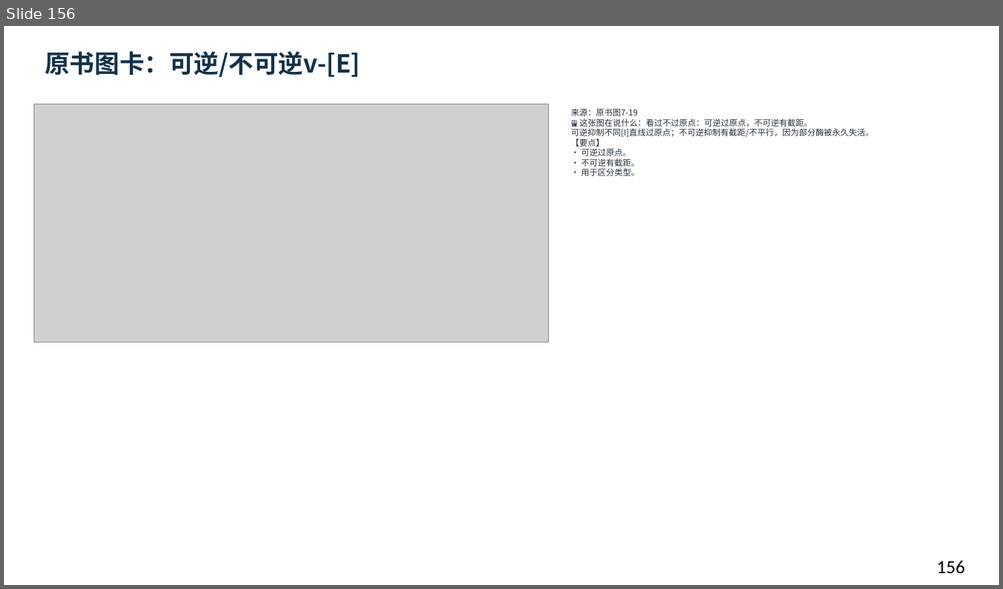
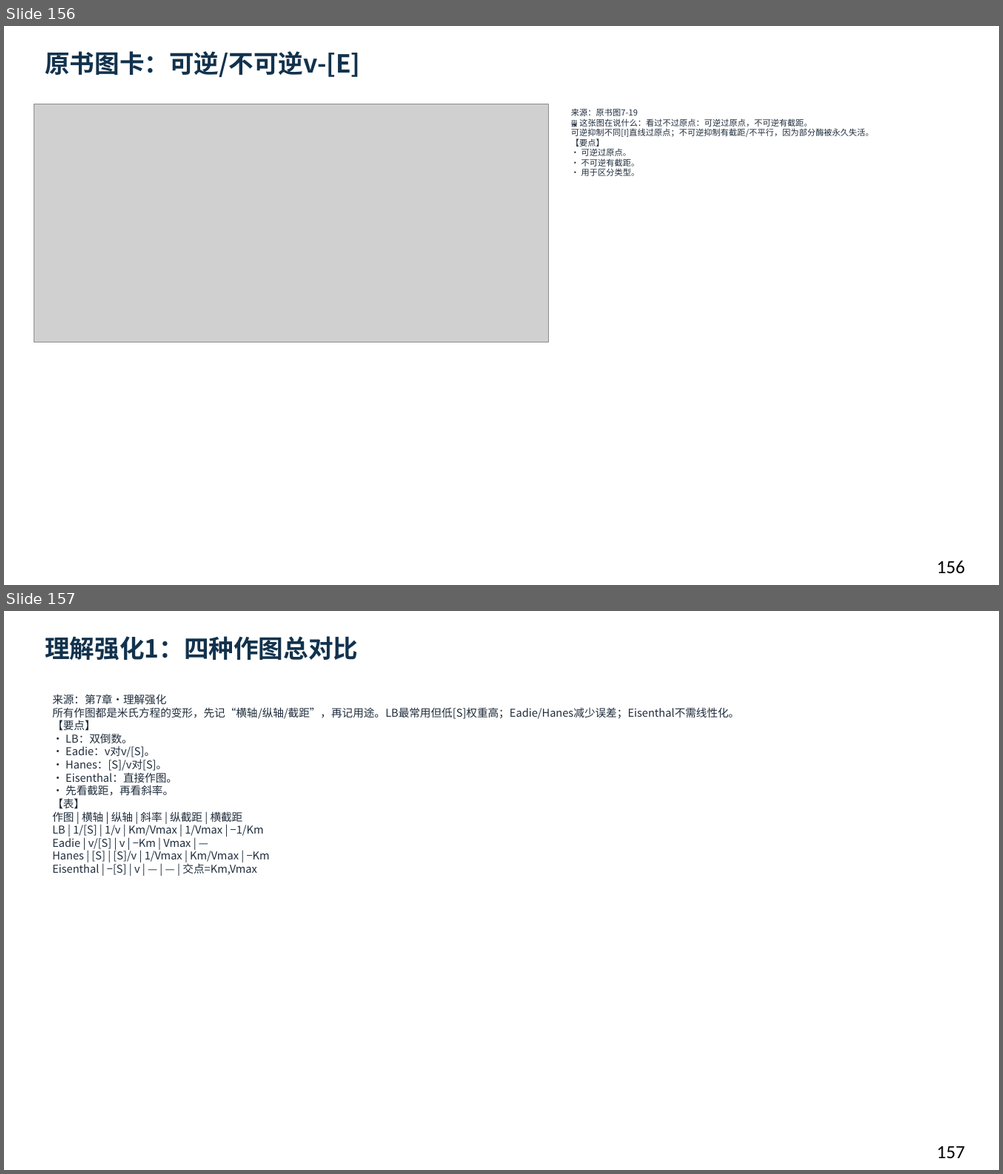
Before and after one commit to newkan-li/Biochemistry, a slide deck: downloads/bc07-ai-style.pptx. Shown one above the other, each under a label of ours: slide 156 before the commit, slides 156 and 157 after it. The pictures are 1003x589 and 1003x1174 pixels, drawn with LibreOffice and Linux fonts; fonts in the diff are those of the drawing; grey boxes stand for pictures. Boxes give left, top, right and bottom in pixels: in the first picture for what was removed or moved away, otherwise in the second. Text is boxed around its words. In the diff, an @@ line names an element or a change of style, - is before the commit and + after.

```diff
--- a/downloads/bc07-ai-style.pptx
+++ b/downloads/bc07-ai-style.pptx
@@ slide 157 added at (4,611,999,1170), background #FFFFFF @@
@@ text added at (45,636,358,661), 24 pt, text #12324D, bold @@
+理解强化1：四种作图总对比
@@ text added at (52,694,739,875), 10.5 pt, text #202D3C @@
+来源：第7章·理解强化
+所有作图都是米氏方程的变形，先记“横轴/纵轴/截距”，再记用途。LB最常用但低[S]权重高；Eadie/Hanes减少误差；Eisenthal不需线性化。
+【要点】
+• LB：双倒数。
+• Eadie：v对v/[S]。
+• Hanes：[S]/v对[S]。
+• Eisenthal：直接作图。
+• 先看截距，再看斜率。
+【表】
+作图 | 横轴 | 纵轴 | 斜率 | 纵截距 | 横截距
+LB | 1/[S] | 1/v | Km/Vmax | 1/Vmax | −1/Km
+Eadie | v/[S] | v | −Km | Vmax | —
+Hanes | [S] | [S]/v | 1/Vmax | Km/Vmax | −Km
+Eisenthal | −[S] | v | — | — | 交点=Km,Vmax
@@ text added at (936,1146,965,1159), 18 pt, text #000000 @@
+157
```
Also in this commit, not shown: 1 slide changed, 7 other slides added, 6 other files.
